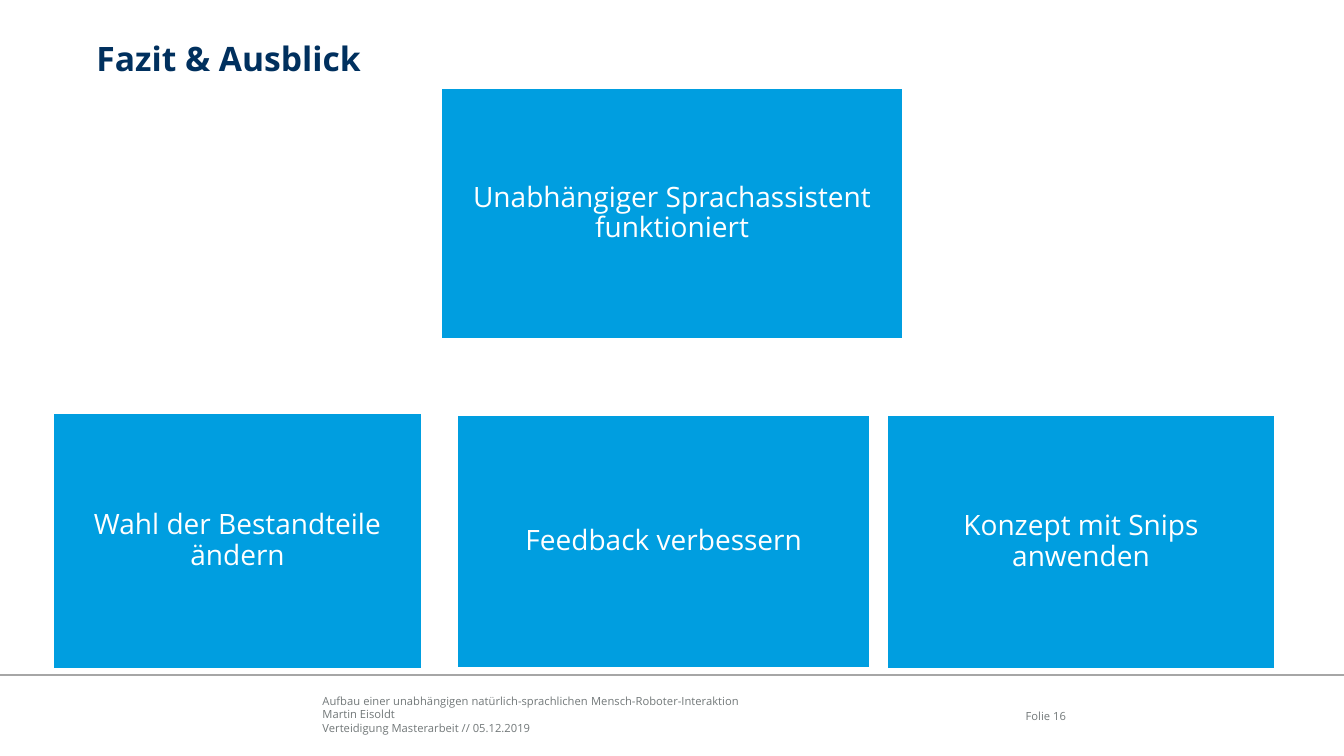
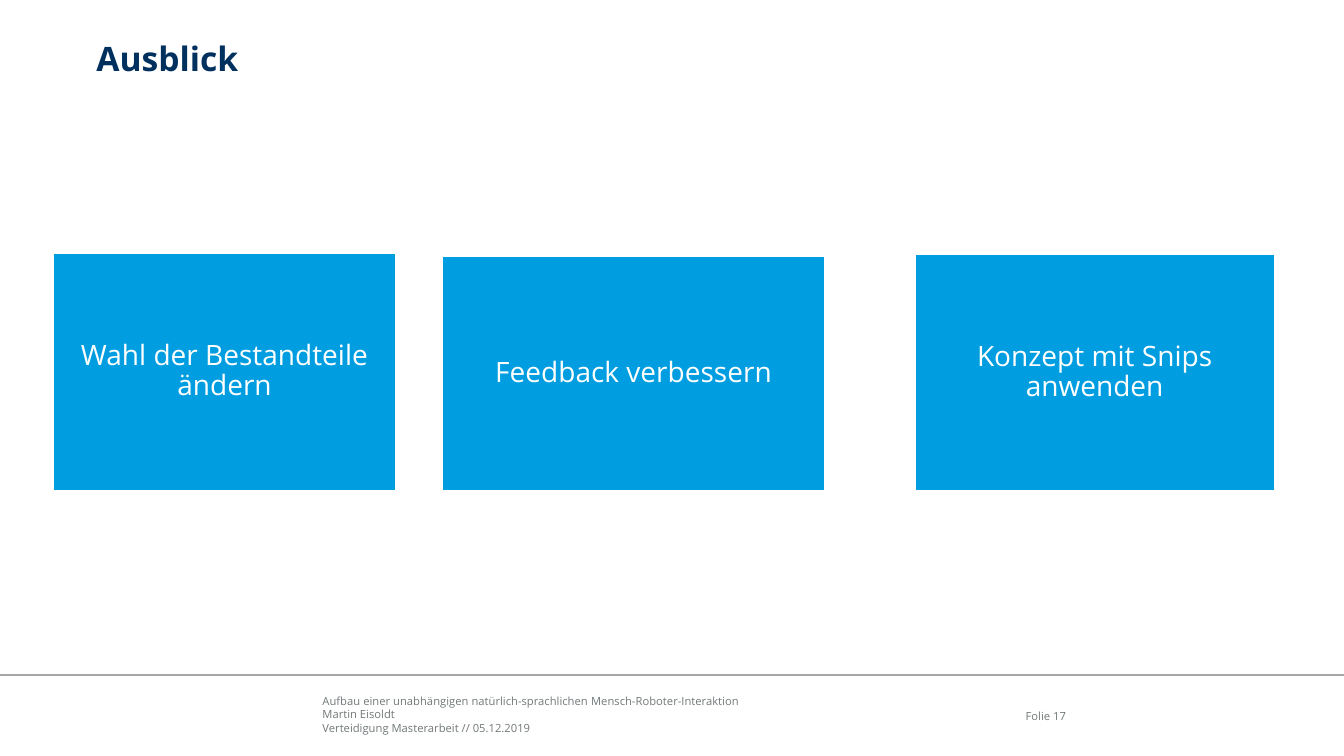
Before and after one commit to edegeyer/masterarbeit, a slide deck: slide 17 of verteidigung/verteidigung.pptx (slide 16 before the commit). Drawn at 1344x756 pixels with LibreOffice and Linux fonts; fonts in the diff are those of the drawing; background and template pictures are left out. Boxes give left, top, right and bottom in pixels: in the first picture for what was removed or moved away, otherwise in the second. Text is boxed around its words. In the diff, an @@ line names an element or a change of style, - is before the commit and + after.

```diff
--- a/verteidigung/verteidigung.pptx
+++ b/verteidigung/verteidigung.pptx
@@ title at (x1=96, y1=45, x2=238, y2=72): text changed @@
-Fazit & Ausblick
+Ausblick
@@ rectangle removed at (x1=442, y1=88, x2=902, y2=339) @@
@@ text removed at (x1=473, y1=185, x2=871, y2=238) @@
-Unabhängiger Sprachassistent funktioniert
@@ text "Wahl der Bestandteile ändern" moved from (x1=94, y1=512, x2=381, y2=566) to (x1=81, y1=343, x2=368, y2=396) @@
@@ rectangle resized from (x1=53, y1=413, x2=422, y2=669) to (x1=53, y1=253, x2=396, y2=491) @@
@@ text "Feedback verbessern" moved from (x1=525, y1=528, x2=802, y2=551) to (x1=495, y1=360, x2=771, y2=383) @@
@@ rectangle resized from (x1=458, y1=415, x2=870, y2=667) to (x1=443, y1=256, x2=826, y2=491) @@
@@ text "Konzept mit Snips anwenden" moved from (x1=963, y1=514, x2=1198, y2=567) to (x1=977, y1=345, x2=1212, y2=397) @@
@@ rectangle resized from (x1=888, y1=415, x2=1275, y2=669) to (x1=915, y1=254, x2=1275, y2=490) @@
@@ page number at (x1=1026, y1=711, x2=1066, y2=720): text changed @@
-Folie 16
+Folie 17
```
Also in this commit, not shown: 3 other slides changed, 3 slides added, 1 slide removed, 1 other file.
